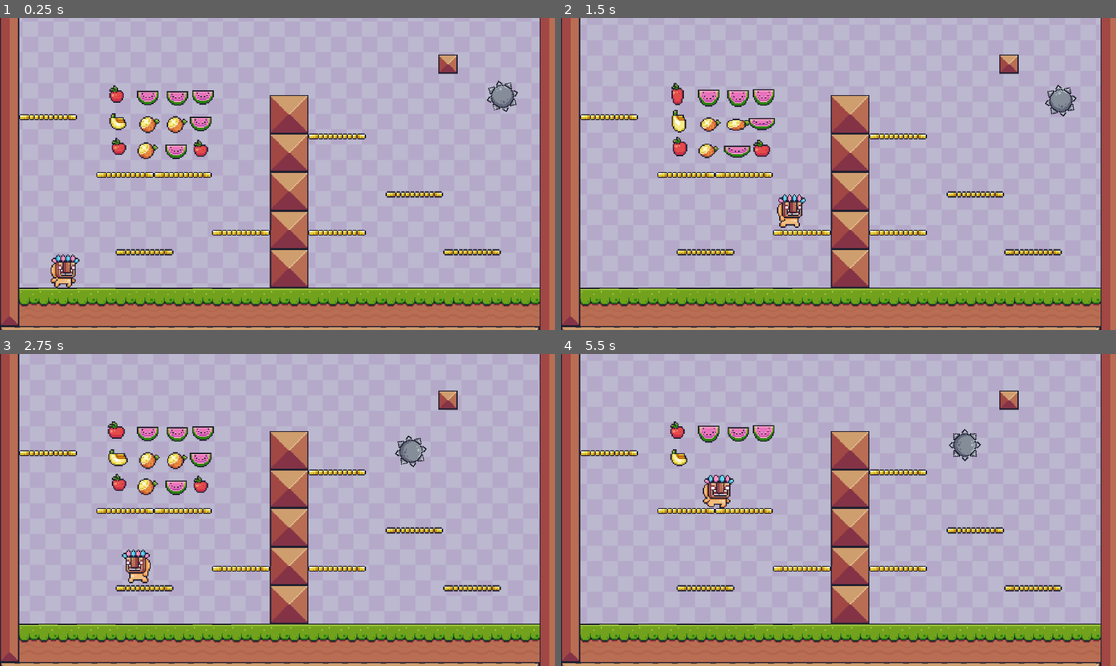
Above: before the commit, frames 1-4 (two rows, left to right).
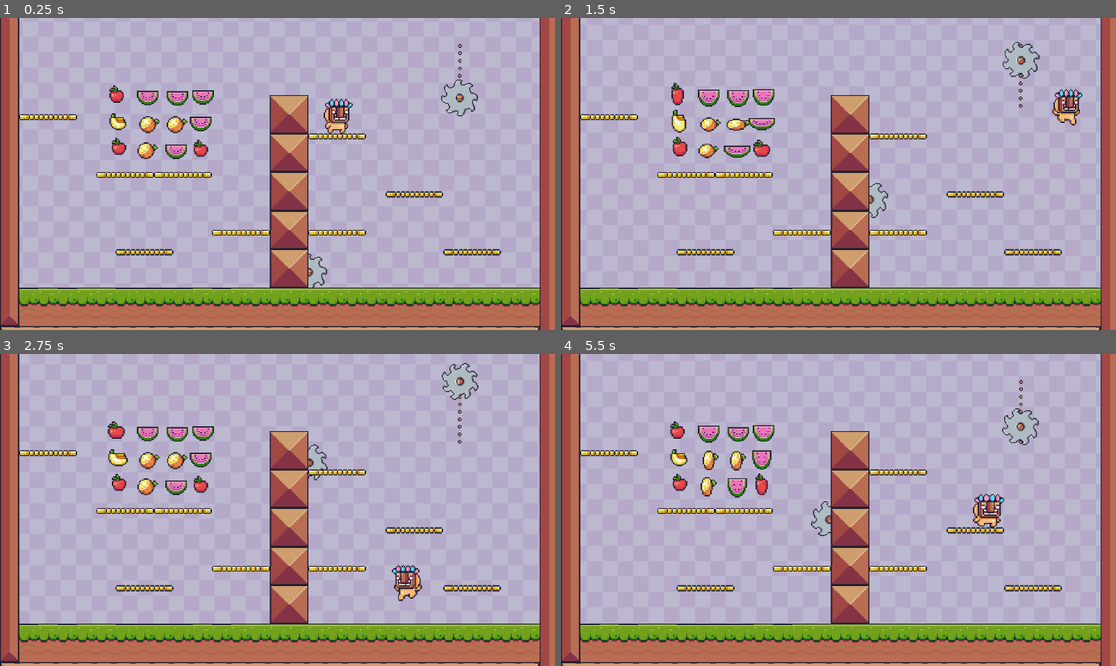
Above: after the commit, the same moments.

Repository: RasyaDevansyah/Platform-Adventure
Game: Godot game, scene res://Scenes/Main.tscn
The game is run twice, just before and just after one commit, with the same random seed, the same clock (stepped at 60 frames per second) and the same inputs.
Inputs:
- Up to frame 1 (0.25 s): no input
- Up to frame 2 (1.5 s): hold D (right) from 0.53 s (still down); tap Space (jump) at 0.77 s
- Up to frame 3 (2.75 s): tap Space (jump) at 1.52 s; release D (right) at 2.03 s; hold A (left) from 2.03 s (still down)
- Up to frame 4 (5.5 s): release A (left) at 2.78 s; hold D (right) 2.78-4.28 s; tap Space (jump) at 3.02, 3.77, 4.52 s; hold A (left) 4.28-5.03 s; hold D (right) from 5.03 s (still down)

The runs differ from the first frame. In frame 1, 1.7% of the frame differs, in the area x 9-94%, y 8-87%; in frame 2, 1.5%; in frame 3, 1.8%; in frame 4, 2.7%, in the area x 20-87%, y 8-59%.

Commit message:
Saw Progress

Diff:
--- a/Prefab/PuluPuluGuy.tscn
+++ b/Prefab/PuluPuluGuy.tscn
@@ -362,12 +362,11 @@
 
 [node name="AnimatedSprite2D" type="AnimatedSprite2D" parent="."]
 sprite_frames = SubResource("SpriteFrames_klpxg")
-animation = &"Hit"
+animation = &"Idle"
 autoplay = "Idle"
-frame = 6
-frame_progress = 1.0
 
 [node name="PlatformCollidingChecker" type="ShapeCast2D" parent="."]
+visible = false
 position = Vector2(0.333333, 3.66667)
 scale = Vector2(1.015, 1.015)
 shape = SubResource("CapsuleShape2D_mb8o0")
--- /dev/null
+++ b/Prefab/Saw.tscn
@@ -0,0 +1,82 @@
+[gd_scene load_steps=12 format=3 uid="uid://dng0q4ac0k33r"]
+
+[ext_resource type="Texture2D" uid="uid://c7jlh6yf0tmcm" path="res://Assets/Traps/Saw/On (38x38).png" id="1_6fswe"]
+
+[sub_resource type="CircleShape2D" id="CircleShape2D_ud7gd"]
+radius = 20.025
+
+[sub_resource type="AtlasTexture" id="AtlasTexture_7aii4"]
+atlas = ExtResource("1_6fswe")
+region = Rect2(0, 0, 38, 38)
+
+[sub_resource type="AtlasTexture" id="AtlasTexture_uj45k"]
+atlas = ExtResource("1_6fswe")
+region = Rect2(38, 0, 38, 38)
+
+[sub_resource type="AtlasTexture" id="AtlasTexture_nn5vj"]
+atlas = ExtResource("1_6fswe")
+region = Rect2(76, 0, 38, 38)
+
+[sub_resource type="AtlasTexture" id="AtlasTexture_opk2t"]
+atlas = ExtResource("1_6fswe")
+region = Rect2(114, 0, 38, 38)
+
+[sub_resource type="AtlasTexture" id="AtlasTexture_htutf"]
+atlas = ExtResource("1_6fswe")
+region = Rect2(152, 0, 38, 38)
+
+[sub_resource type="AtlasTexture" id="AtlasTexture_s7n74"]
+atlas = ExtResource("1_6fswe")
+region = Rect2(190, 0, 38, 38)
+
+[sub_resource type="AtlasTexture" id="AtlasTexture_mnc4a"]
+atlas = ExtResource("1_6fswe")
+region = Rect2(228, 0, 38, 38)
+
+[sub_resource type="AtlasTexture" id="AtlasTexture_axt4f"]
+atlas = ExtResource("1_6fswe")
+region = Rect2(266, 0, 38, 38)
+
+[sub_resource type="SpriteFrames" id="SpriteFrames_rujdr"]
+animations = [{
+"frames": [{
+"duration": 1.0,
+"texture": SubResource("AtlasTexture_7aii4")
+}, {
+"duration": 1.0,
+"texture": SubResource("AtlasTexture_uj45k")
+}, {
+"duration": 1.0,
+"texture": SubResource("AtlasTexture_nn5vj")
+}, {
+"duration": 1.0,
+"texture": SubResource("AtlasTexture_opk2t")
+}, {
+"duration": 1.0,
+"texture": SubResource("AtlasTexture_htutf")
+}, {
+"duration": 1.0,
+"texture": SubResource("AtlasTexture_s7n74")
+}, {
+"duration": 1.0,
+"texture": SubResource("AtlasTexture_mnc4a")
+}, {
+"duration": 1.0,
+"texture": SubResource("AtlasTexture_axt4f")
+}],
+"loop": true,
+"name": &"default",
+"speed": 20.0
+}]
+
+[node name="Saw" type="Area2D"]
+z_index = -1
+scale = Vector2(2, 2)
+
+[node name="CollisionShape2D" type="CollisionShape2D" parent="."]
+shape = SubResource("CircleShape2D_ud7gd")
+
+[node name="AnimatedSprite2D" type="AnimatedSprite2D" parent="."]
+sprite_frames = SubResource("SpriteFrames_rujdr")
+autoplay = "default"
+frame_progress = 0.788177
--- /dev/null
+++ b/Prefab/line_2d.tscn
@@ -0,0 +1,11 @@
+[gd_scene load_steps=2 format=3 uid="uid://b5m2dm0c1t4b2"]
+
+[ext_resource type="Texture2D" uid="uid://brk0lbgiswhj7" path="res://Assets/Traps/Saw/Chain.png" id="1_iedhl"]
+
+[node name="Line2D" type="Line2D"]
+z_index = -1
+position = Vector2(-127, -83)
+scale = Vector2(2.5, 2.5)
+points = PackedVector2Array(46, 17, 172, 27)
+texture = ExtResource("1_iedhl")
+texture_mode = 1
--- a/Scenes/Main.tscn
+++ b/Scenes/Main.tscn
@@ -7,7 +7,8 @@
 [ext_resource type="PackedScene" uid="uid://dcxd1nij3dw6i" path="res://Prefab/banana.tscn" id="5_nn8qc"]
 [ext_resource type="PackedScene" uid="uid://b0rpt7dkijwvc" path="res://Prefab/melon.tscn" id="6_5cjsd"]
 [ext_resource type="PackedScene" uid="uid://bb7jmf2ve7020" path="res://Prefab/orange.tscn" id="7_svh8y"]
-[ext_resource type="PackedScene" uid="uid://bwiyxp1xlcxk5" path="res://Sprike.tscn" id="8_juao4"]
+[ext_resource type="PackedScene" uid="uid://b5m2dm0c1t4b2" path="res://Prefab/line_2d.tscn" id="8_1c8w7"]
+[ext_resource type="PackedScene" uid="uid://dng0q4ac0k33r" path="res://Prefab/Saw.tscn" id="9_j2vj5"]
 
 [sub_resource type="TileSetAtlasSource" id="TileSetAtlasSource_jswcl"]
 texture = ExtResource("2_rgjou")
@@ -817,17 +818,91 @@
 "RESET": SubResource("Animation_chlc2")
 }
 
+[sub_resource type="Animation" id="Animation_s1w63"]
+resource_name = "Saw"
+length = 8.0
+loop_mode = 1
+tracks/0/type = "value"
+tracks/0/imported = false
+tracks/0/enabled = true
+tracks/0/path = NodePath("Saw1/Path2D/PathFollow2D:progress_ratio")
+tracks/0/interp = 1
+tracks/0/loop_wrap = true
+tracks/0/keys = {
+"times": PackedFloat32Array(0, 2, 4, 6),
+"transitions": PackedFloat32Array(1, 1, 1, 1),
+"update": 0,
+"values": [0.0, 1.0, 1.0, 0.0]
+}
+
+[sub_resource type="Animation" id="Animation_47urr"]
+length = 0.001
+tracks/0/type = "value"
+tracks/0/imported = false
+tracks/0/enabled = true
+tracks/0/path = NodePath("Saw2/Path2D/PathFollow2D:progress_ratio")
+tracks/0/interp = 1
+tracks/0/loop_wrap = true
+tracks/0/keys = {
+"times": PackedFloat32Array(0),
+"transitions": PackedFloat32Array(1),
+"update": 0,
+"values": [0.0]
+}
+
+[sub_resource type="AnimationLibrary" id="AnimationLibrary_ll4ox"]
+_data = {
+"RESET": SubResource("Animation_47urr"),
+"Saw": SubResource("Animation_s1w63")
+}
+
+[sub_resource type="Curve2D" id="Curve2D_jkpg8"]
+_data = {
+"points": PackedVector2Array(0, 0, 0, 0, 954, 183, 0, 0, 0, 0, 955, 58)
+}
+point_count = 2
+
+[sub_resource type="Animation" id="Animation_cy4qx"]
+resource_name = "SawMoving"
+length = 8.0
+loop_mode = 1
+tracks/0/type = "value"
+tracks/0/imported = false
+tracks/0/enabled = true
+tracks/0/path = NodePath("Saw2/Path2D/PathFollow2D:progress_ratio")
+tracks/0/interp = 1
+tracks/0/loop_wrap = true
+tracks/0/keys = {
+"times": PackedFloat32Array(0, 8),
+"transitions": PackedFloat32Array(1, 1),
+"update": 0,
+"values": [0.0, 1.0]
+}
+
+[sub_resource type="AnimationLibrary" id="AnimationLibrary_37yqw"]
+_data = {
+"RESET": SubResource("Animation_47urr"),
+"SawMoving": SubResource("Animation_cy4qx")
+}
+
+[sub_resource type="Curve2D" id="Curve2D_0dswk"]
+_data = {
+"points": PackedVector2Array(0, 0, 0, 0, 828, 404, 0, 0, 0, 0, 829, 2, 0, 0, 0, 0, 748, 2, 0, 0, 0, 0, 749, 405, 0, 0, 0, 0, 828, 404)
+}
+point_count = 5
+
 [node name="World" type="Node"]
 
 [node name="TextureRect" type="TextureRect" parent="."]
+z_index = -2
 texture_filter = 1
 anchors_preset = 15
 anchor_right = 1.0
 anchor_bottom = 1.0
 offset_left = -26.0
 offset_top = -64.0
-offset_right = 5890.0
-offset_bottom = 3387.0
+offset_right = 9346.0
+offset_bottom = 5331.0
 grow_horizontal = 2
 grow_vertical = 2
 texture = ExtResource("1_ml0hq")
@@ -847,7 +922,7 @@
 layer_2/tile_data = PackedInt32Array()
 
 [node name="PuluPuluGuy" parent="." instance=ExtResource("3_60bf8")]
-position = Vector2(130, 455)
+position = Vector2(697, 187)
 scale = Vector2(2.5, 2.5)
 
 [node name="Items" type="Node" parent="."]
@@ -888,16 +963,46 @@
 [node name="Orange3" parent="Items" instance=ExtResource("7_svh8y")]
 position = Vector2(303, 276)
 
-[node name="AnimationPlayer" type="AnimationPlayer" parent="."]
+[node name="Background" type="AnimationPlayer" parent="."]
 libraries = {
 "": SubResource("AnimationLibrary_13rkj")
 }
 autoplay = "MovingBackground"
 
-[node name="Node2D" parent="." instance=ExtResource("8_juao4")]
-position = Vector2(930, 96)
-
-[node name="RigidBody2D" parent="Node2D" index="0"]
-position = Vector2(129, -1.00002)
-
-[editable path="Node2D"]
+[node name="Saw1" type="AnimationPlayer" parent="."]
+libraries = {
+"": SubResource("AnimationLibrary_ll4ox")
+}
+autoplay = "Saw"
+
+[node name="Line2D" parent="Saw1" instance=ExtResource("8_1c8w7")]
+position = Vector2(869, 337)
+scale = Vector2(1.56, 1.56)
+points = PackedVector2Array(55, -184, 54.4871, -94.2308)
+
+[node name="Path2D" type="Path2D" parent="Saw1"]
+curve = SubResource("Curve2D_jkpg8")
+
+[node name="PathFollow2D" type="PathFollow2D" parent="Saw1/Path2D"]
+position = Vector2(954, 183)
+rotation = -1.5628
+
+[node name="Saw" parent="Saw1/Path2D/PathFollow2D" instance=ExtResource("9_j2vj5")]
+position = Vector2(1, -1.19209e-07)
+
+[node name="Saw2" type="AnimationPlayer" parent="."]
+libraries = {
+"": SubResource("AnimationLibrary_37yqw")
+}
+autoplay = "SawMoving"
+
+[node name="Path2D" type="Path2D" parent="Saw2"]
+position = Vector2(-189, 158)
+curve = SubResource("Curve2D_0dswk")
+
+[node name="PathFollow2D" type="PathFollow2D" parent="Saw2/Path2D"]
+position = Vector2(828, 404)
+rotation = -1.56831
+
+[node name="Saw" parent="Saw2/Path2D/PathFollow2D" instance=ExtResource("9_j2vj5")]
+position = Vector2(4.00493, 1.99004)
--- a/Sprike.tscn
+++ /dev/null
@@ -1,43 +0,0 @@
-[gd_scene load_steps=5 format=3 uid="uid://bwiyxp1xlcxk5"]
-
-[ext_resource type="Texture2D" uid="uid://bfve15fw07p52" path="res://Assets/Traps/Spiked Ball/Spiked Ball.png" id="1_tf0fi"]
-[ext_resource type="Texture2D" uid="uid://cfprh0nisjrvf" path="res://Assets/Terrain/Terrain (16x16).png" id="2_313dr"]
-
-[sub_resource type="CircleShape2D" id="CircleShape2D_pfk2m"]
-radius = 13.6059
-
-[sub_resource type="RectangleShape2D" id="RectangleShape2D_lfld5"]
-size = Vector2(15.2, 15.2)
-
-[node name="Node2D" type="Node2D"]
-
-[node name="RigidBody2D" type="RigidBody2D" parent="."]
-position = Vector2(-270, -16)
-metadata/_edit_group_ = true
-
-[node name="Sprite2D" type="Sprite2D" parent="RigidBody2D"]
-scale = Vector2(2.5, 2.5)
-texture = ExtResource("1_tf0fi")
-
-[node name="CollisionShape2D" type="CollisionShape2D" parent="RigidBody2D"]
-scale = Vector2(2.5, 2.5)
-shape = SubResource("CircleShape2D_pfk2m")
-
-[node name="StaticBody2D" type="StaticBody2D" parent="."]
-
-[node name="CollisionShape2D" type="CollisionShape2D" parent="StaticBody2D"]
-scale = Vector2(2.5, 2.5)
-shape = SubResource("RectangleShape2D_lfld5")
-
-[node name="Sprite2D" type="Sprite2D" parent="StaticBody2D"]
-scale = Vector2(2.5, 2.5)
-texture = ExtResource("2_313dr")
-hframes = 22
-vframes = 11
-frame = 34
-
-[node name="PinJoint2D" type="PinJoint2D" parent="."]
-node_a = NodePath("../StaticBody2D")
-node_b = NodePath("../RigidBody2D")
-motor_enabled = true
-motor_target_velocity = 1.51948
--- a/project.godot
+++ b/project.godot
@@ -54,3 +54,4 @@
 [rendering]
 
 textures/canvas_textures/default_texture_filter=0
+textures/canvas_textures/default_texture_repeat=1
Not shown, changed: Assets/Traps/Saw/Chain.png.import
Not shown: 1 places in Scenes/Main.tscn that only renumber resources
